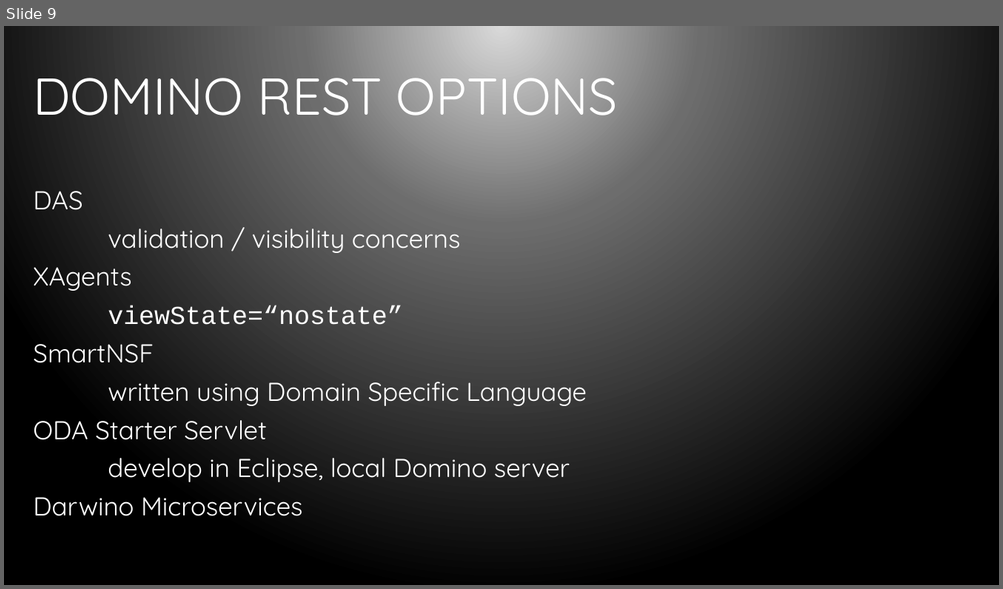
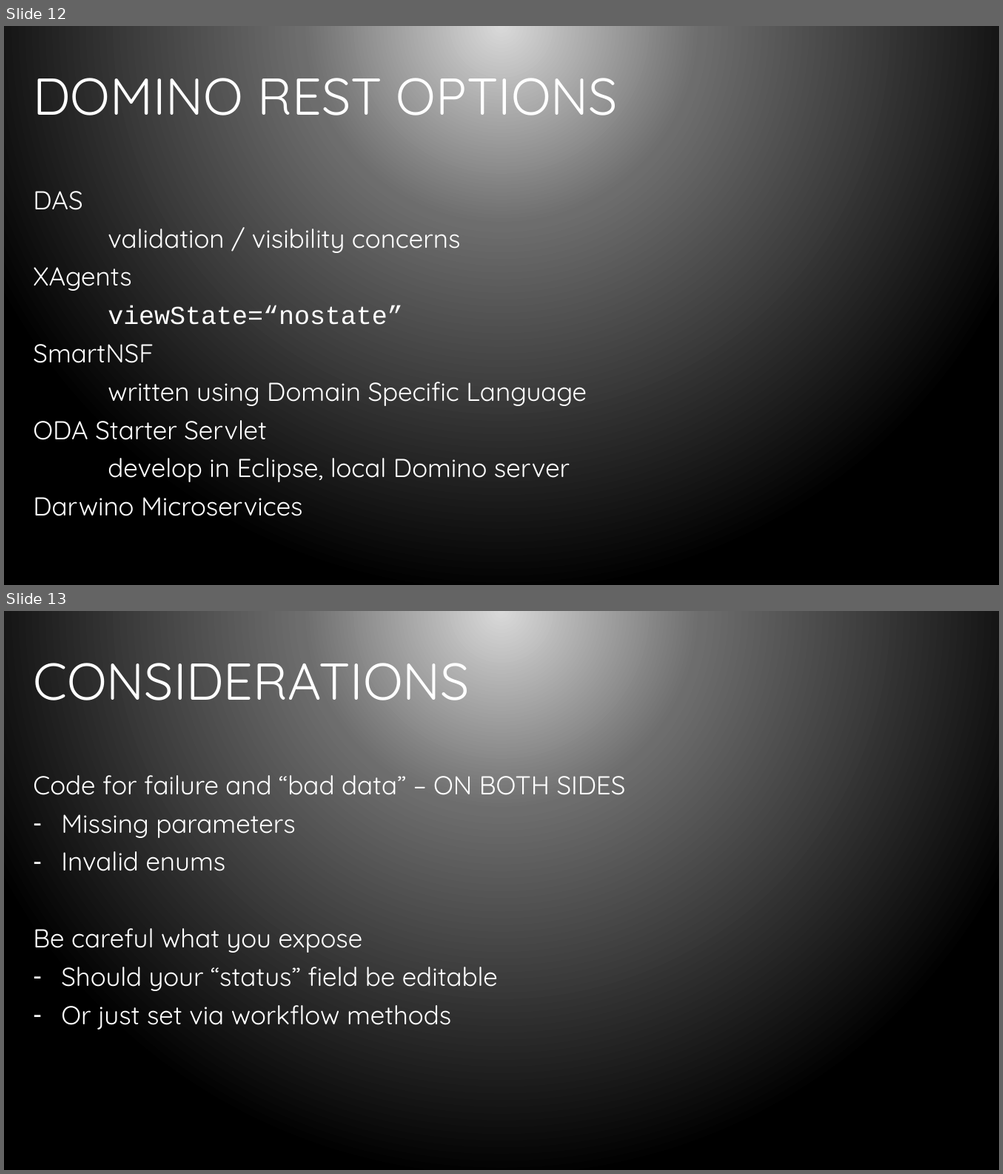
Before and after one commit to bleedingcode/domino-js-masterclass, a slide deck: presentation/8598 Domino and JS.pptx. Shown one above the other, each under a label of ours: slide 9 before the commit, slides 12 and 13 after it. The pictures are 1003x589 and 1003x1174 pixels, drawn with LibreOffice and Linux fonts; fonts in the diff are those of the drawing; background and template pictures are left out. Boxes give left, top, right and bottom in pixels: in the first picture for what was removed or moved away, otherwise in the second. Text is boxed around its words. In the diff, an @@ line names an element or a change of style, - is before the commit and + after.

```diff
--- a/presentation/8598 Domino and JS.pptx
+++ b/presentation/8598 Domino and JS.pptx
@@ slide 13 added at (x1=4, y1=611, x2=999, y2=1170), background gradient #D9D9D9 to #6D6D6D to #000000 @@
@@ title added at (x1=33, y1=647, x2=469, y2=714), 50 pt, text #FFFFFF @@
+CONSIDERATIONS
@@ text added at (x1=33, y1=775, x2=626, y2=1030), 25 pt, text #FFFFFF @@
+Code for failure and “bad data” – ON BOTH SIDES
+– Missing parameters
+– Invalid enums
+Be careful what you expose
+– Should your “status” field be editable
+– Or just set via workflow methods
@@ what was slide 9 is now slide 12 @@
```
Also in this commit, not shown: 13 other slides added.
